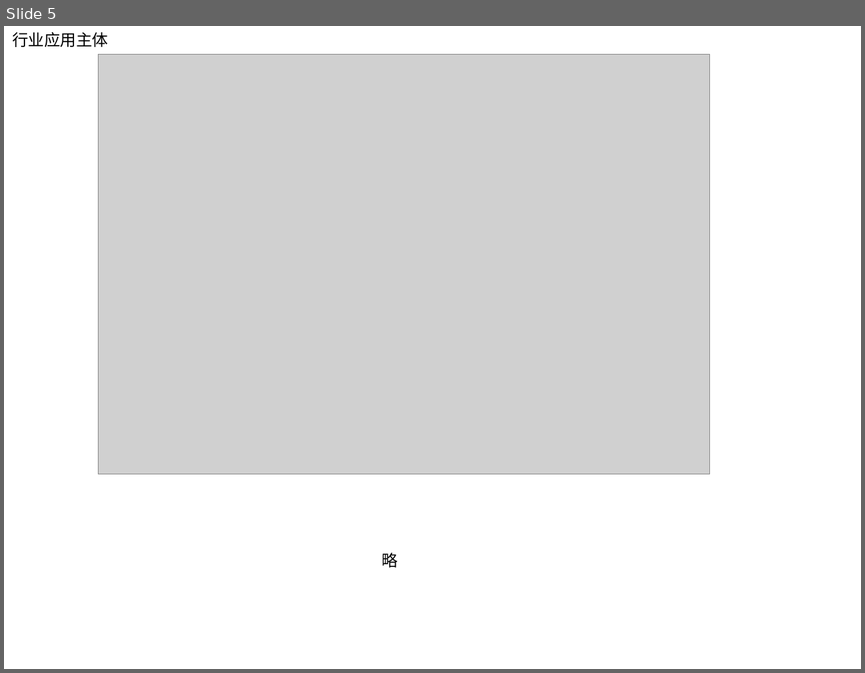
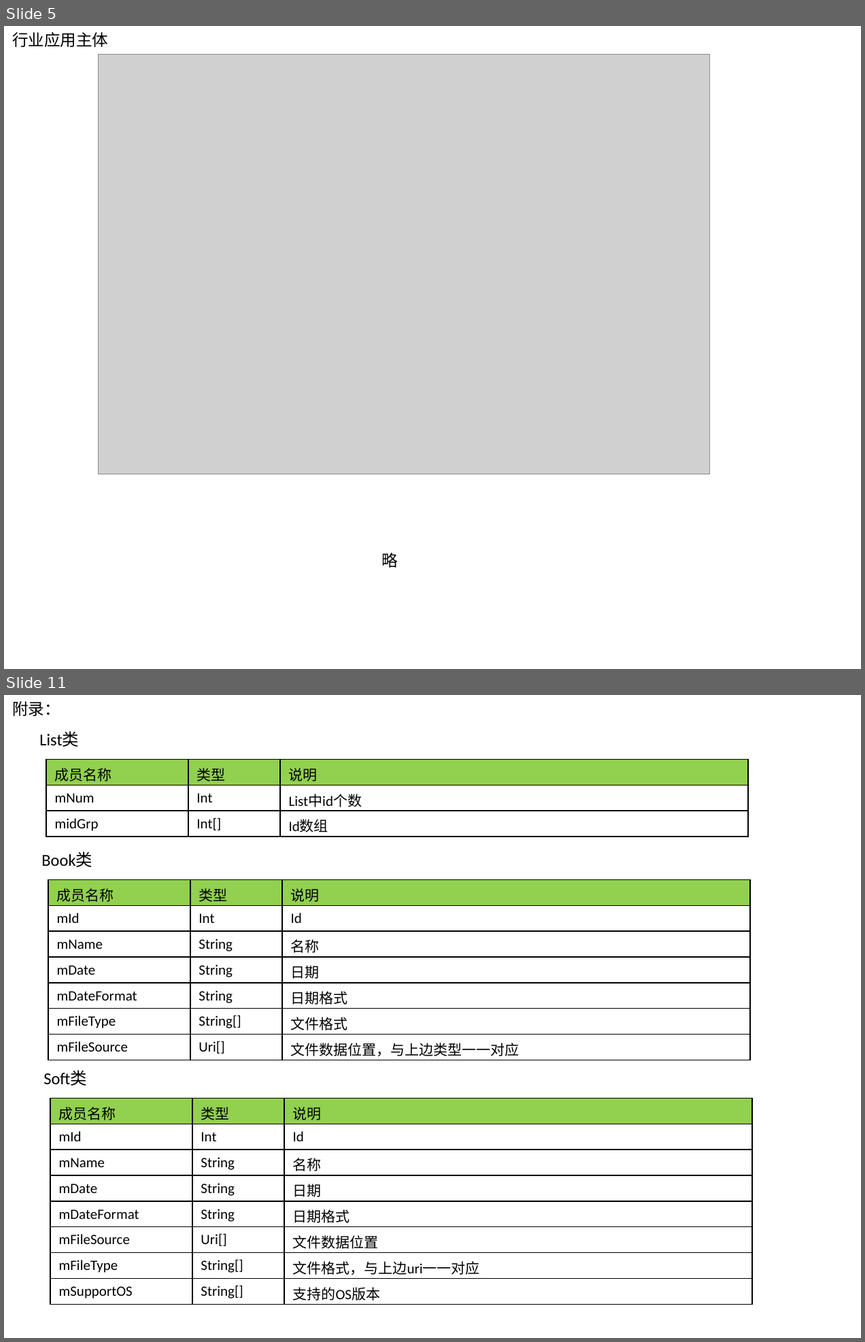
Before and after one commit to shining-force/My2019, a slide deck: MyCompany/资源汇总.pptx. Shown one above the other, each under a label of ours: slide 5 before the commit, slides 5 and 11 after it; the slides between them are not shown. The pictures are 865x673 and 865x1342 pixels, drawn with LibreOffice and Linux fonts; fonts in the diff are those of the drawing; grey boxes stand for pictures. Boxes give left, top, right and bottom in pixels: in the first picture for what was removed or moved away, otherwise in the second. Text is boxed around its words. In the diff, an @@ line names an element or a change of style, - is before the commit and + after.

```diff
--- a/MyCompany/资源汇总.pptx
+++ b/MyCompany/资源汇总.pptx
@@ slide 11 added at (x1=4, y1=695, x2=861, y2=1338), background #FFFFFF @@
@@ text added at (x1=12, y1=701, x2=60, y2=716), 13.5 pt, text #000000 @@
+附录：
@@ text added at (x1=39, y1=732, x2=79, y2=747), 14 pt, text #000000 @@
+List类
@@ table added at (x1=46, y1=759, x2=748, y2=836), 3 rows, 3 columns @@
+成员名称 | 类型 | 说明
+mNum | Int | List中id个数
+midGrp | Int[] | Id数组
@@ text added at (x1=41, y1=852, x2=92, y2=867), 14 pt, text #000000 @@
+Book类
@@ table added at (x1=49, y1=879, x2=750, y2=1059), 7 rows, 3 columns @@
+成员名称 | 类型 | 说明
+mId | Int | Id
+mName | String | 名称
+mDate | String | 日期
+mDateFormat | String | 日期格式
+mFileType | String[] | 文件格式
+mFileSource | Uri[] | 文件数据位置，与上边类型一一对应
@@ text added at (x1=43, y1=1070, x2=87, y2=1085), 14 pt, text #000000 @@
+Soft类
@@ table added at (x1=50, y1=1098, x2=752, y2=1304), 8 rows, 3 columns @@
+成员名称 | 类型 | 说明
+mId | Int | Id
+mName | String | 名称
+mDate | String | 日期
+mDateFormat | String | 日期格式
+mFileSource | Uri[] | 文件数据位置
+mFileType | String[] | 文件格式，与上边uri一一对应
+mSupportOS | String[] | 支持的OS版本
```
Also in this commit, not shown: 3 slides changed, 3 other slides added, 11 other files.
